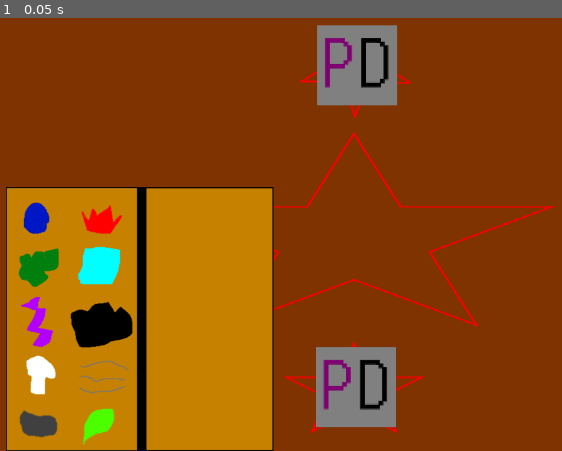
Above: before the commit, frame 1.
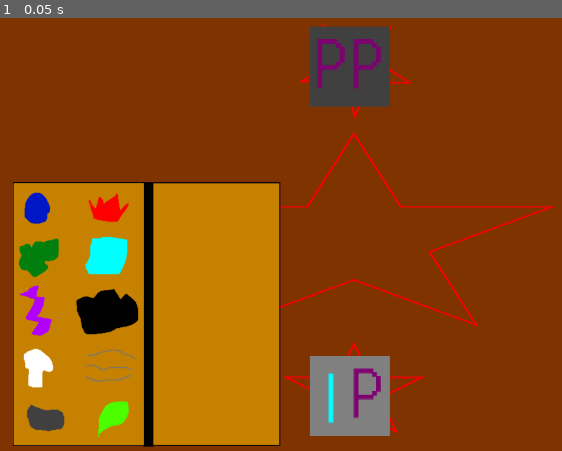
Above: after the commit, the same moment.

Repository: DigiDuncan/DPNJam1
Game: Godot game, scene res://main.tscn
The game is run twice, just before and just after one commit, with the same random seed, the same clock (stepped at 60 frames per second) and the same inputs.
Inputs:
- Up to frame 1 (0.05 s): no input

The runs differ from the first frame. In frame 1, 13% of the frame differs, in the area x 1-71%, y 1-100%.

Commit message:
create monster script, give icons tooltips

Diff:
--- /dev/null
+++ b/Monster.gd
@@ -0,0 +1,18 @@
+extends Sprite2D
+
+enum MonsterType {POISON, FIRE, WATER, ICE, LIGHTNING, DARK, LIGHT, WIND, ROCK, NATURE}
+
+@export var primary_type: MonsterType
+@export var secondary_type: MonsterType
+
+func change_sprite():
+	frame = (primary_type * 10) + secondary_type
+
+# Called when the node enters the scene tree for the first time.
+func _ready():
+	self.change_sprite()
+
+
+# Called every frame. 'delta' is the elapsed time since the previous frame.
+func _process(delta):
+	self.change_sprite()
--- a/main.tscn
+++ b/main.tscn
@@ -11,8 +11,9 @@
 [ext_resource type="Texture2D" uid="uid://dbtgkbwg7pcrh" path="res://elements/lighticon.png" id="11_toog1"]
 [ext_resource type="Texture2D" uid="uid://cb2utf25sq0vn" path="res://elements/airicon.png" id="12_bawuo"]
 [ext_resource type="Texture2D" uid="uid://bjm72braku48" path="res://elements/rockicon.png" id="13_c8x3t"]
-[ext_resource type="PackedScene" uid="uid://ctxc1m7lpbl87" path="res://monster.tscn" id="13_tp38n"]
+[ext_resource type="Texture2D" uid="uid://gvta1pp0vepk" path="res://monster_sheet.png" id="13_ot1gd"]
 [ext_resource type="Texture2D" uid="uid://dh6lpagrpmevo" path="res://elements/natureicon.png" id="14_kuy1i"]
+[ext_resource type="Script" path="res://Monster.gd" id="14_x2cdo"]
 
 [node name="Everything" type="Node2D"]
 
@@ -25,53 +26,108 @@
 position = Vector2(299, 480)
 
 [node name="BookBackground" type="Sprite2D" parent="Book"]
+position = Vector2(11, -8)
 texture = ExtResource("4_lwicp")
 
 [node name="BookIcons" type="Node2D" parent="Book"]
 
-[node name="Water" type="Sprite2D" parent="Book/BookIcons"]
-position = Vector2(-162, -134)
+[node name="Water" type="TextureRect" parent="Book/BookIcons"]
+offset_left = -189.0
+offset_top = -181.0
+offset_right = -133.0
+offset_bottom = -119.0
+tooltip_text = "Water"
 texture = ExtResource("5_tctlc")
 
-[node name="Fire" type="Sprite2D" parent="Book/BookIcons"]
-position = Vector2(-57, -132)
+[node name="Fire" type="TextureRect" parent="Book/BookIcons"]
+offset_left = -81.0
+offset_top = -182.0
+offset_right = -11.0
+offset_bottom = -120.0
+tooltip_text = "Fire"
 texture = ExtResource("6_aa5qn")
 
-[node name="Poison" type="Sprite2D" parent="Book/BookIcons"]
-position = Vector2(-159, -53)
+[node name="Poison" type="TextureRect" parent="Book/BookIcons"]
+offset_left = -194.0
+offset_top = -100.0
+offset_right = -124.0
+offset_bottom = -38.0
+tooltip_text = "Poison"
 texture = ExtResource("7_cvagm")
 
-[node name="Ice" type="Sprite2D" parent="Book/BookIcons"]
-position = Vector2(-61, -57)
+[node name="Ice" type="TextureRect" parent="Book/BookIcons"]
+offset_left = -84.0
+offset_top = -104.0
+offset_right = -14.0
+offset_bottom = -42.0
+tooltip_text = "Ice"
 texture = ExtResource("8_6cx3j")
 
-[node name="Lightning" type="Sprite2D" parent="Book/BookIcons"]
-position = Vector2(-163, 33)
+[node name="Lightning" type="TextureRect" parent="Book/BookIcons"]
+offset_left = -200.0
+offset_top = -27.0
+offset_right = -130.0
+offset_bottom = 57.0
+tooltip_text = "Lightning"
 texture = ExtResource("9_ciebk")
 
-[node name="Dark" type="Sprite2D" parent="Book/BookIcons"]
-position = Vector2(-58, 37)
+[node name="Dark" type="TextureRect" parent="Book/BookIcons"]
+offset_left = -100.0
+offset_top = -26.0
+offset_right = 2.0
+offset_bottom = 58.0
+tooltip_text = "Dark"
 texture = ExtResource("10_t17au")
 
-[node name="Light" type="Sprite2D" parent="Book/BookIcons"]
-position = Vector2(-155, 119)
+[node name="Light" type="TextureRect" parent="Book/BookIcons"]
+offset_left = -188.0
+offset_top = 73.0
+offset_right = -130.0
+offset_bottom = 143.0
+tooltip_text = "Light"
 texture = ExtResource("11_toog1")
 
-[node name="Wind" type="Sprite2D" parent="Book/BookIcons"]
-position = Vector2(-56, 118)
+[node name="Wind" type="TextureRect" parent="Book/BookIcons"]
+offset_left = -88.0
+offset_top = 65.0
+offset_right = -3.0
+offset_bottom = 135.0
+tooltip_text = "Wind"
 texture = ExtResource("12_bawuo")
 
-[node name="Rock" type="Sprite2D" parent="Book/BookIcons"]
-position = Vector2(-159, 199)
+[node name="Rock" type="TextureRect" parent="Book/BookIcons"]
+offset_left = -184.0
+offset_top = 162.0
+offset_right = -111.0
+offset_bottom = 217.0
+tooltip_text = "Rock"
 texture = ExtResource("13_c8x3t")
 
-[node name="Nature" type="Sprite2D" parent="Book/BookIcons"]
-position = Vector2(-65, 201)
+[node name="Nature" type="TextureRect" parent="Book/BookIcons"]
+offset_left = -78.0
+offset_top = 158.0
+offset_right = -5.0
+offset_bottom = 220.0
+tooltip_text = "Nature"
 texture = ExtResource("14_kuy1i")
 
 [node name="Monsters" type="Node2D" parent="."]
 
-[node name="EnemyMonster" parent="Monsters" instance=ExtResource("13_tp38n")]
+[node name="EnemyMonster" type="Sprite2D" parent="Monsters"]
+texture_filter = 1
+position = Vector2(638, 105)
+scale = Vector2(2, 2)
+texture = ExtResource("13_ot1gd")
+hframes = 10
+vframes = 10
+script = ExtResource("14_x2cdo")
 
-[node name="AllyMonster" parent="Monsters" instance=ExtResource("13_tp38n")]
-position = Vector2(645, 1135)
+[node name="AllyMonster" type="Sprite2D" parent="Monsters"]
+texture_filter = 1
+position = Vector2(638, 632)
+scale = Vector2(2, 2)
+texture = ExtResource("13_ot1gd")
+hframes = 10
+vframes = 10
+script = ExtResource("14_x2cdo")
+primary_type = 3
Not shown: 1 places in main.tscn that only renumber resources
